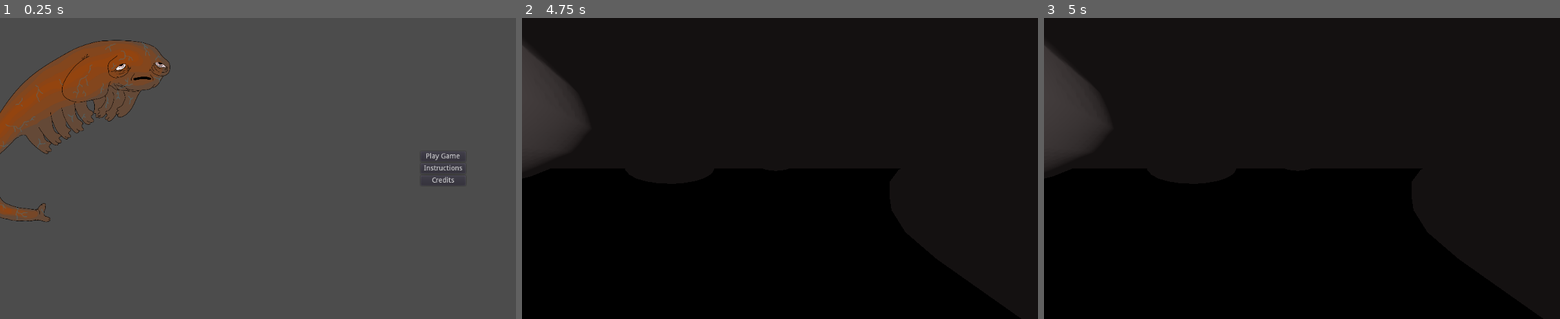
Above: before the commit, frames 1-3 (left to right).
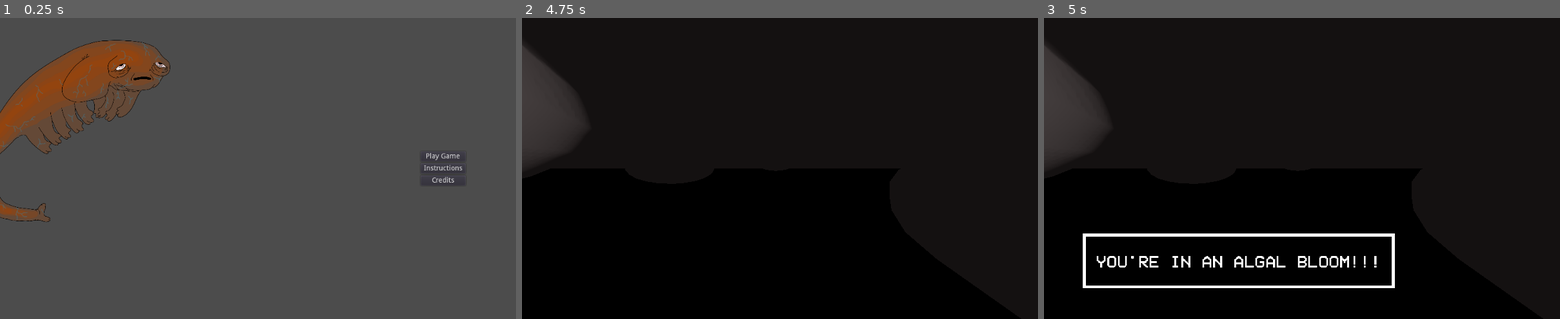
Above: after the commit, the same moments.

Repository: Tass0sm/brine-shrimp-sim-2
Game: Godot game, scene res://Main.tscn
Two runs of this game, one before a commit and one after it. Both use one fixed random seed, a clock stepped at 60 frames per second and the inputs below.
Inputs:
- Up to frame 1 (0.25 s): no input
- Up to frame 2 (4.75 s): click "Play Game" at 0.5 s; tap Enter at 1.25, 1.35, 2.1, 2.75, 2.85, 3.6, 4.25, 4.35 s; tap Space at 2, 3.5 s
- Up to frame 3 (5 s): no input

Frames 1-2 are identical in both runs. In frame 3, 2.2% of the frame differs, in the area x 7-68%, y 71-90%.

Commit message:
added algal bloom notif, but no flash

Diff:
--- a/World.gd
+++ b/World.gd
@@ -5,22 +5,43 @@
 # var a = 2
 # var b = "text"
 
+var time = 0.0
+var eventTakingPlace = false
+var eventBeginTime = 0.0
+var eventDuration = 5.0
+var eventType = 'algalBloom'
 
 # Called when the node enters the scene tree for the first time.
 func _ready():
 	pause_mode = Node.PAUSE_MODE_PROCESS
+	eventTakingPlace = false
 
 	$vomit_popup.hide()
 	$mating_popup.hide()
+	$algal_bloom_popup.hide()
+
 
 	$ambience.play()
 	pass
 
 
+# simulating random processes
 func _process(delta):
-	if !get_tree().paused:
+	time += delta
+	random_processes()
+
+
+func random_processes():
+	if !get_tree().paused and eventTakingPlace == false:
 		var randval = rand_range(0.0,1.0)
-		if randval < (2.0/(60.0*60.0)) and randval > (1.0/(60.0*60.0)):
+		if randval < (3.0/(60.0*60.0)) and randval > (2.0/(60.0*60.0)):
+			# algal bloom event!
+			$algal_bloom_popup.show()
+			$fx_vomit3.play()
+			eventTakingPlace = true
+			eventBeginTime = time
+			eventType = 'algalBloom'
+		elif randval < (2.0/(60.0*60.0)) and randval > (1.0/(60.0*60.0)):
 			get_tree().paused = true
 			$vomit_popup.show()
 			$fx_vomit3.play()
@@ -28,6 +49,13 @@
 			get_tree().paused = true
 			$mating_popup.show()
 			$fx_splat1.play()
+	if time > eventDuration + eventBeginTime:
+		eventTakingPlace = false
+		if eventType == 'algalBloom':
+			$algal_bloom_popup.hide()
+	if eventTakingPlace:
+		if eventType == 'algalBloom':
+			pass
 
 func _unhandled_input(event):
 	if event is InputEventKey:
--- a/World.tscn
+++ b/World.tscn
@@ -321,6 +321,7 @@
 stream = ExtResource( 7 )
 
 [node name="vomit_popup" type="MarginContainer" parent="."]
+visible = false
 margin_left = 77.0
 margin_top = 430.0
 margin_right = 450.0
@@ -362,3 +363,24 @@
 text = "YOU MATED :)"
 align = 1
 valign = 1
+
+[node name="algal_bloom_popup" type="MarginContainer" parent="."]
+margin_left = 77.0
+margin_top = 430.0
+margin_right = 696.0
+margin_bottom = 539.0
+
+[node name="Panel" type="Panel" parent="algal_bloom_popup"]
+margin_right = 619.0
+margin_bottom = 109.0
+custom_styles/panel = SubResource( 11 )
+
+[node name="Label" type="Label" parent="algal_bloom_popup/Panel"]
+margin_left = 26.0
+margin_top = 12.0
+margin_right = 593.0
+margin_bottom = 97.0
+custom_fonts/font = ExtResource( 5 )
+text = "YOU'RE IN AN ALGAL BLOOM!!!"
+align = 1
+valign = 1
